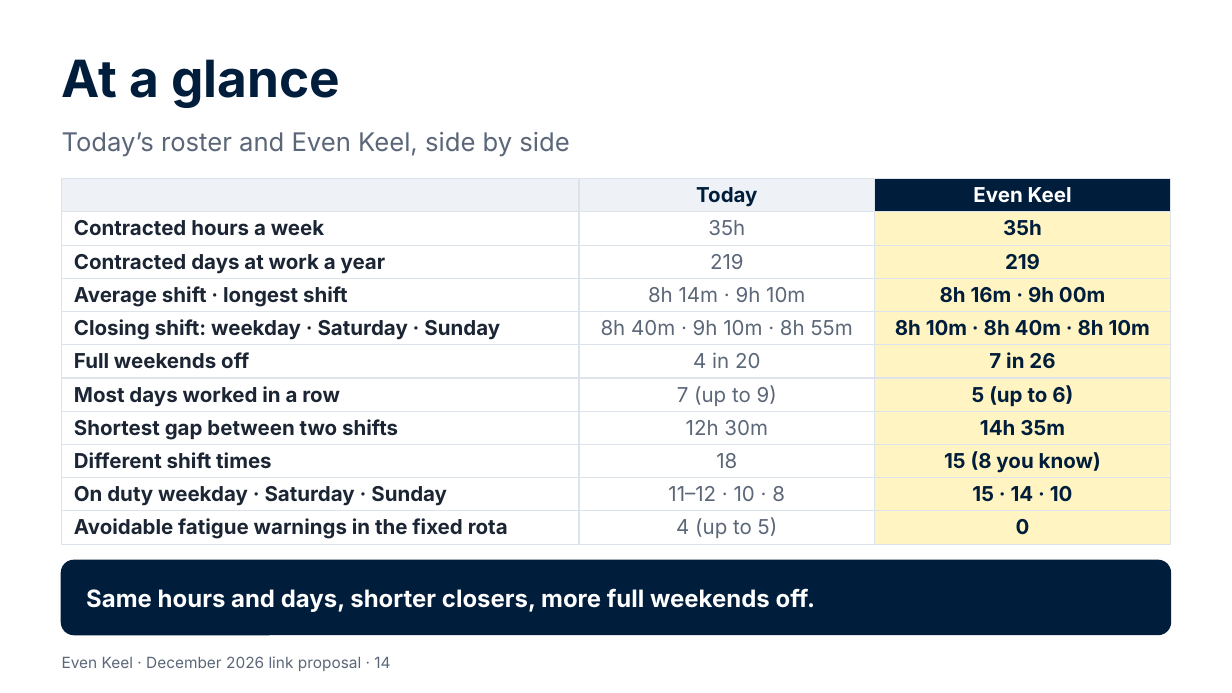
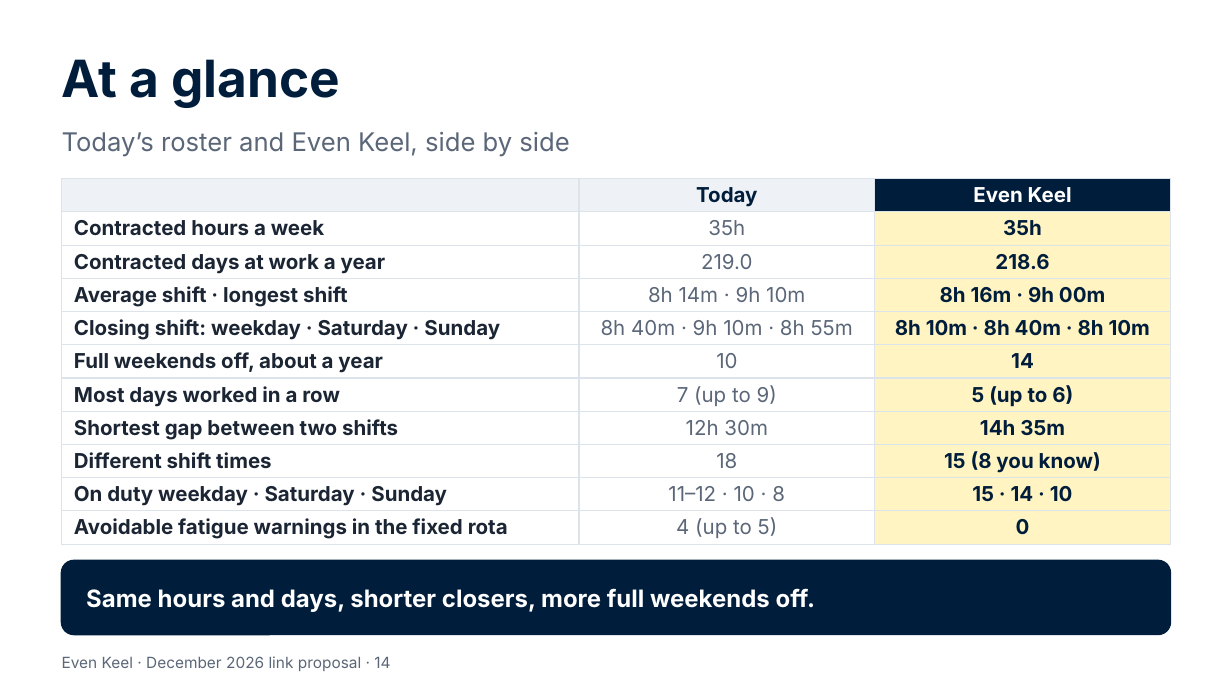
Before and after one commit to Garethdavidmiller/roster-app, a slide deck: slide 14 of docs/links-26/presentations/Even-Keel-for-colleagues.pptx. Drawn at 1232x693 pixels with LibreOffice and Linux fonts; fonts in the diff are those of the drawing. Boxes give left, top, right and bottom in pixels: in the first picture for what was removed or moved away, otherwise in the second. Text is boxed around its words. In the diff, an @@ line names an element or a change of style, - is before the commit and + after.

```diff
--- a/docs/links-26/presentations/Even-Keel-for-colleagues.pptx
+++ b/docs/links-26/presentations/Even-Keel-for-colleagues.pptx
@@ table at bbox=[62, 179, 1170, 543] @@
-row 3, column 2: 219
+row 3, column 2: 219.0
-row 3, column 3: 219
+row 3, column 3: 218.6
-row 6: Full weekends off | 4 in 20 | 7 in 26
+row 6: Full weekends off, about a year | 10 | 14
```
Also in this commit, not shown: 5 other slides changed, 1 slide added, 1 slide removed, 21 other files.
